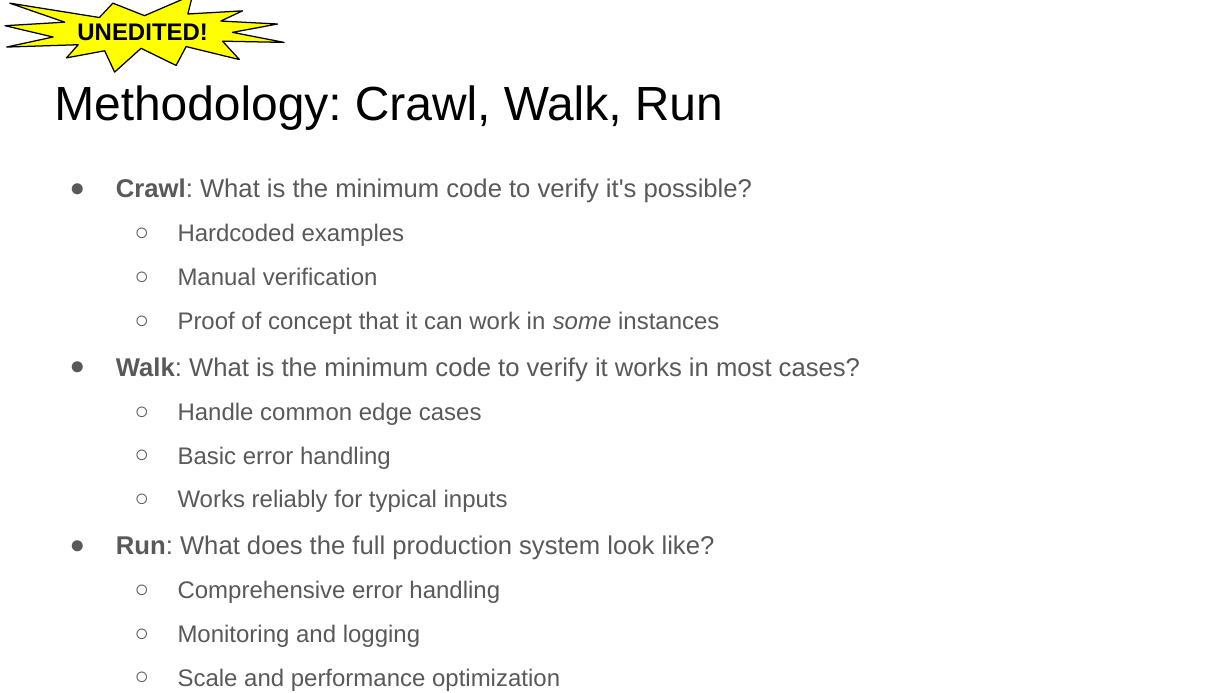
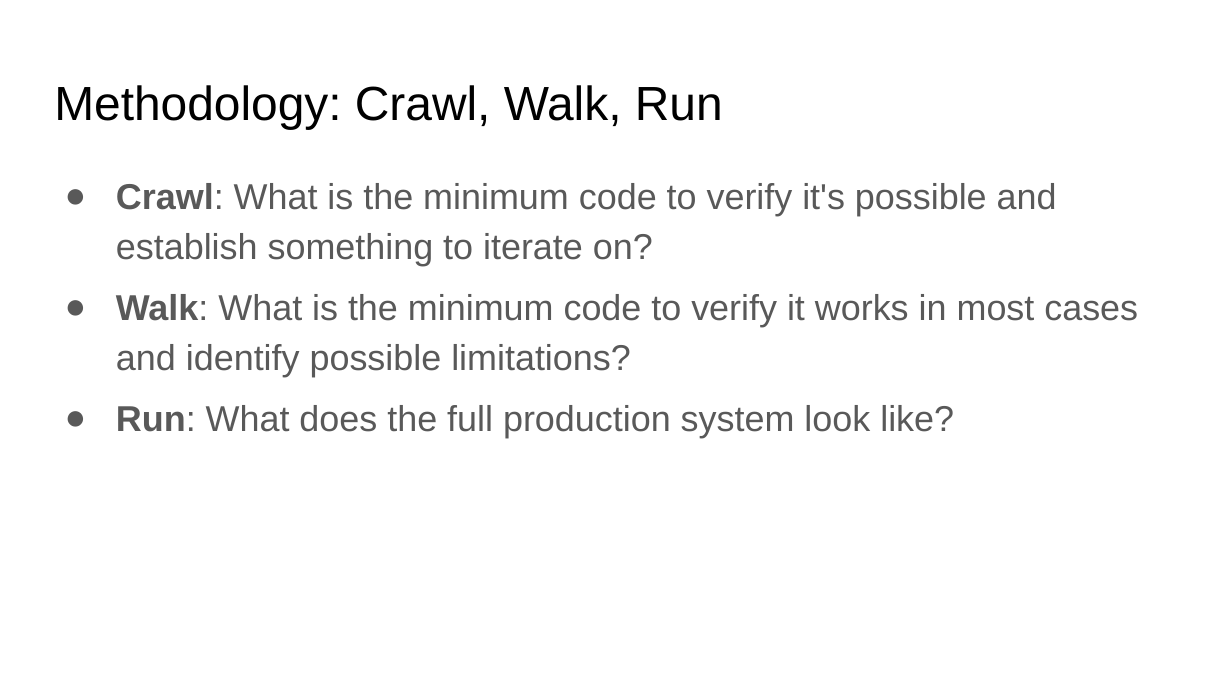
Before and after one commit to dsi-rse/careers-workshop-ai-development, a slide deck: slide 33 of lecture_2/slides/lecture_2.pptx (slide 21 before the commit). Drawn at 1232x693 pixels with LibreOffice and Linux fonts; fonts in the diff are those of the drawing. Boxes give left, top, right and bottom in pixels: in the first picture for what was removed or moved away, otherwise in the second. Text is boxed around its words. In the diff, an @@ line names an element or a change of style, - is before the commit and + after.

Commit message:
Update lecture 2 slides.

```diff
--- a/lecture_2/slides/lecture_2.pptx
+++ b/lecture_2/slides/lecture_2.pptx
@@ irregular seal removed at <box>5,0,285,73</box> @@
-UNEDITED!
@@ text at <box>116,183,1138,377</box>: text changed; size 14 to 21 pt @@
-● Crawl: What is the minimum code to verify it's possible?
-  ○ Hardcoded examples
-  ○ Manual verification
-  ○ Proof of concept that it can work in some instances
-● Walk: What is the minimum code to verify it works in most cases?
-  ○ Handle common edge cases
-  ○ Basic error handling
-  ○ Works reliably for typical inputs
+● Crawl: What is the minimum code to verify it's possible and establish something to iterate on?
+● Walk: What is the minimum code to verify it works in most cases and identify possible limitations?
@@ text at <box>116,405,954,438</box>: size 15 to 21 pt in "Run: What does the full production system ..."; indent changed @@
@@ text at <box>178,580,560,691</box>: paragraphs removed @@
-  ○ Comprehensive error handling
-  ○ Monitoring and logging
-  ○ Scale and performance optimization
```
Also in this commit, not shown: 22 other slides changed, 22 slides added, 8 slides removed, 5 other files.
